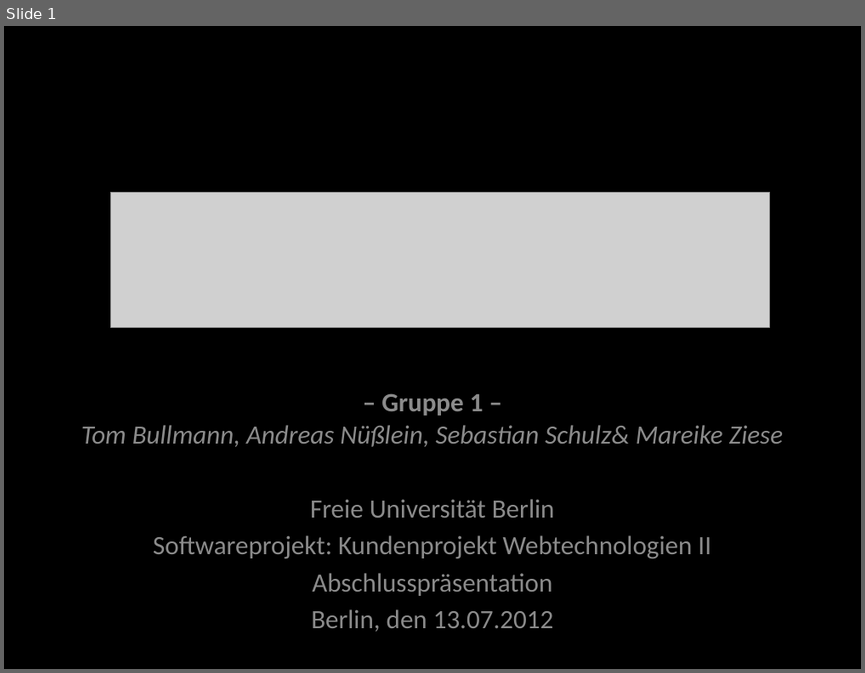
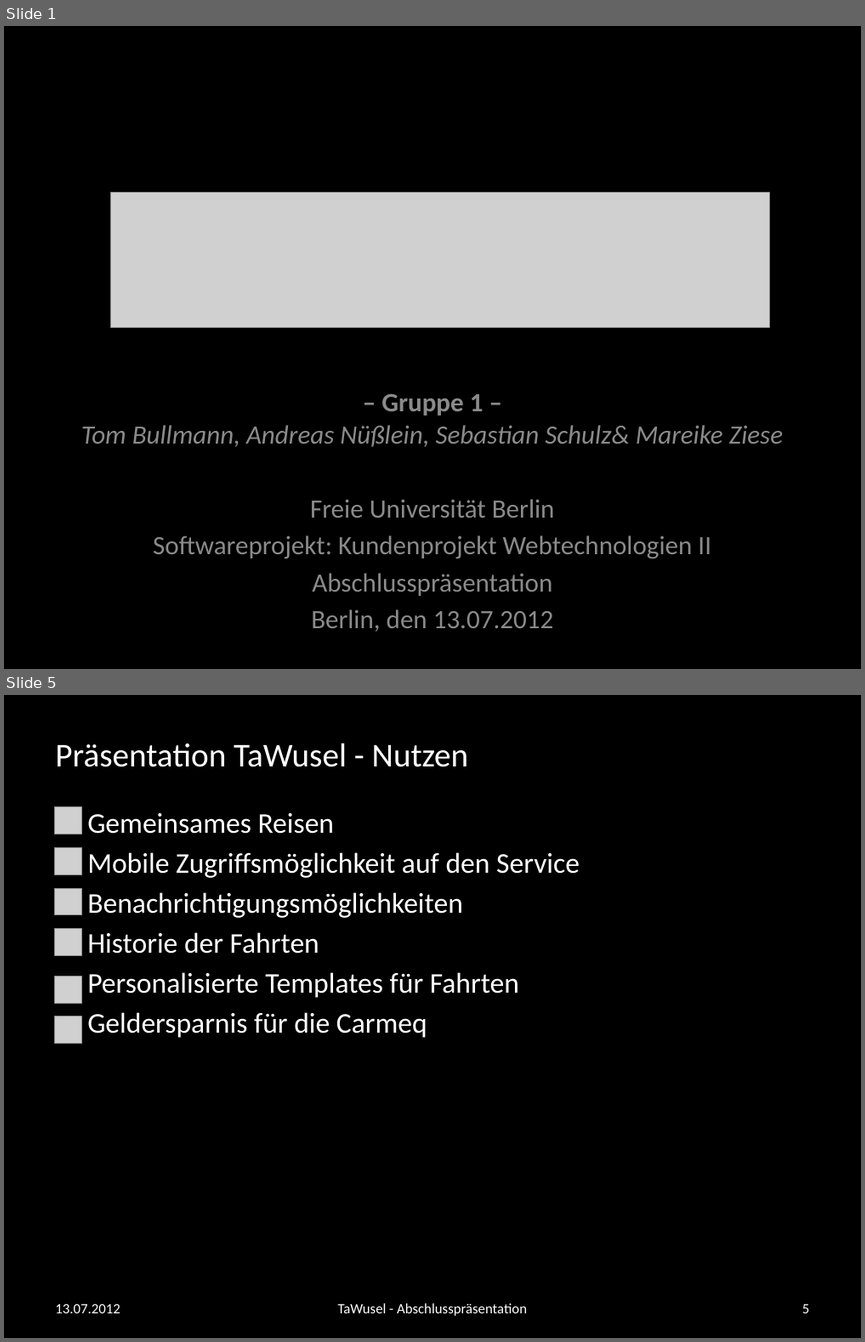
Before and after one commit to andreasnuesslein/swp_kp2_2012_gruppe1, a slide deck: Abschluss-Praesentation/vorlage.pptx. Shown one above the other, each under a label of ours: slide 1 before the commit, slides 1 and 5 after it; the slides between them are not shown. The pictures are 865x673 and 865x1342 pixels, drawn with LibreOffice and Linux fonts; fonts in the diff are those of the drawing; grey boxes stand for pictures; background and template pictures are left out. Boxes give left, top, right and bottom in pixels: in the first picture for what was removed or moved away, otherwise in the second. Text is boxed around its words. In the diff, an @@ line names an element or a change of style, - is before the commit and + after.

Commit message:
aktualsierung abschlusspräsentation
update nach dem feedback von clmb

```diff
--- a/Abschluss-Praesentation/vorlage.pptx
+++ b/Abschluss-Praesentation/vorlage.pptx
@@ slide 5 added at bbox=[4, 695, 861, 1338], background #000000 @@
@@ title added at bbox=[55, 743, 469, 767], 28 pt, text #FFFFFF @@
+Präsentation TaWusel - Nutzen
@@ picture added at bbox=[54, 807, 81, 834] @@
@@ text added at bbox=[87, 813, 579, 1038], 24 pt, text #FFFFFF @@
+• Gemeinsames Reisen
+• Mobile Zugriffsmöglichkeit auf den Service
+• Benachrichtigungsmöglichkeiten
+• Historie der Fahrten
+• Personalisierte Templates für Fahrten
+• Geldersparnis für die Carmeq
@@ picture added at bbox=[54, 847, 81, 874] @@
@@ picture added at bbox=[54, 888, 81, 914] @@
@@ picture added at bbox=[54, 929, 81, 955] @@
@@ picture added at bbox=[54, 976, 81, 1003] @@
@@ picture added at bbox=[54, 1016, 81, 1043] @@
@@ text added at bbox=[55, 1304, 120, 1313], 12 pt, text #FFFFFF @@
+13.07.2012
@@ text added at bbox=[338, 1303, 527, 1315], 12 pt, text #FFFFFF @@
+TaWusel - Abschlusspräsentation
@@ page number added at bbox=[802, 1304, 809, 1313], 12 pt, text #FFFFFF @@
+5
```
Also in this commit, not shown: 7 slides changed, 2 other slides added, 6 slides removed, 1 other file.
